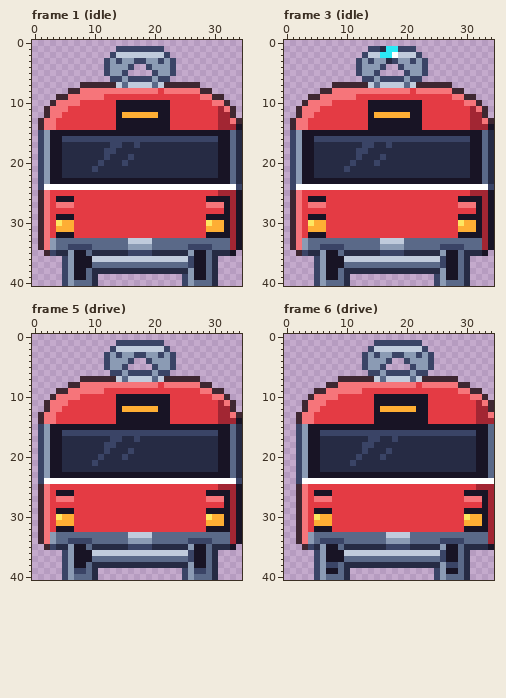
Two states of a pixel-art file, art/depths/streetcar@62.aseprite. Above: the version before the commit.
35x41 pixels, 8 frames. Shown: frame 1 (idle), frame 3 (idle), frame 5 (drive), frame 6 (drive). The commit also changed other frames, which this record leaves out.
After:
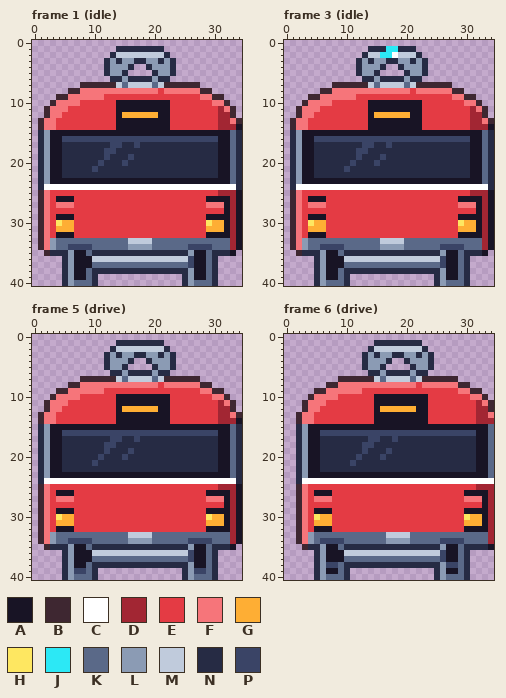
Palette (. is transparent): A #181425  B #3e2731  C #ffffff  D #a22633  E #e43b44  F #f6757a  G #feae34  H #fee761  J #2ce8f5  K #5a6988  L #8b9bb4  M #c0cbdc  N #262b44  P #3a4466
Changes in this commit:
Changed rows in their new state; - is an unchanged pixel.
Frame 1 (idle):
first column x 12:
 1 --NNNNNNNN--
 2 -N--------N-
 3 N-N--NN--N-N
 4 N---N--N---N
 5 N--N----N--N
 6 -NN-NNNN-NN-
first column x 1:
15 N---------------------------------
16 N---------------------------------
17 N---------------------------------
18 N---------------------------------
19 N---------------------------------
20 N---------------------------------
21 N---------------------------------
22 N---------------------------------
23 N---------------------------------
24 N--------------------------------N
first column x 3:
35 N------------NNNN------
36 --N--------------------
37 --N--------------------
38 --N--------------------
39 --N-------------------N
40 --N-------------------N
Frame 3 (idle):
first column x 12:
 1 --NN---NNN--
 2 -N--------N-
 3 N-N---N--N-N
 4 N---N--N---N
 5 N--N----N--N
 6 -NN-NNNN-NN-
first column x 1:
15 N---------------------------------
16 N---------------------------------
17 N---------------------------------
18 N---------------------------------
19 N---------------------------------
20 N---------------------------------
21 N---------------------------------
22 N---------------------------------
23 N---------------------------------
24 N--------------------------------N
first column x 3:
35 N------------NNNN------
36 --N--------------------
37 --N--------------------
38 --N--------------------
39 --N-------------------N
40 --N-------------------N
Frame 5 (drive): the same change as frame 1 (idle)
Frame 6 (drive):
first column x 13:
 1 --NNNNNNNN--
 2 -N--------N-
 3 N-N--NN--N-N
 4 N---N--N---N
 5 N--N----N--N
 6 -NN-NNNN-NN-
first column x 2:
15 N
16 N
17 N
18 N
19 N
20 N
21 N
22 N
23 N
24 N
first column x 4:
35 N------------NNNN-----
36 -N--------------------
37 -N--------------------
38 -N--------------------
39 -N-------------------N
40 -N-------------------N
